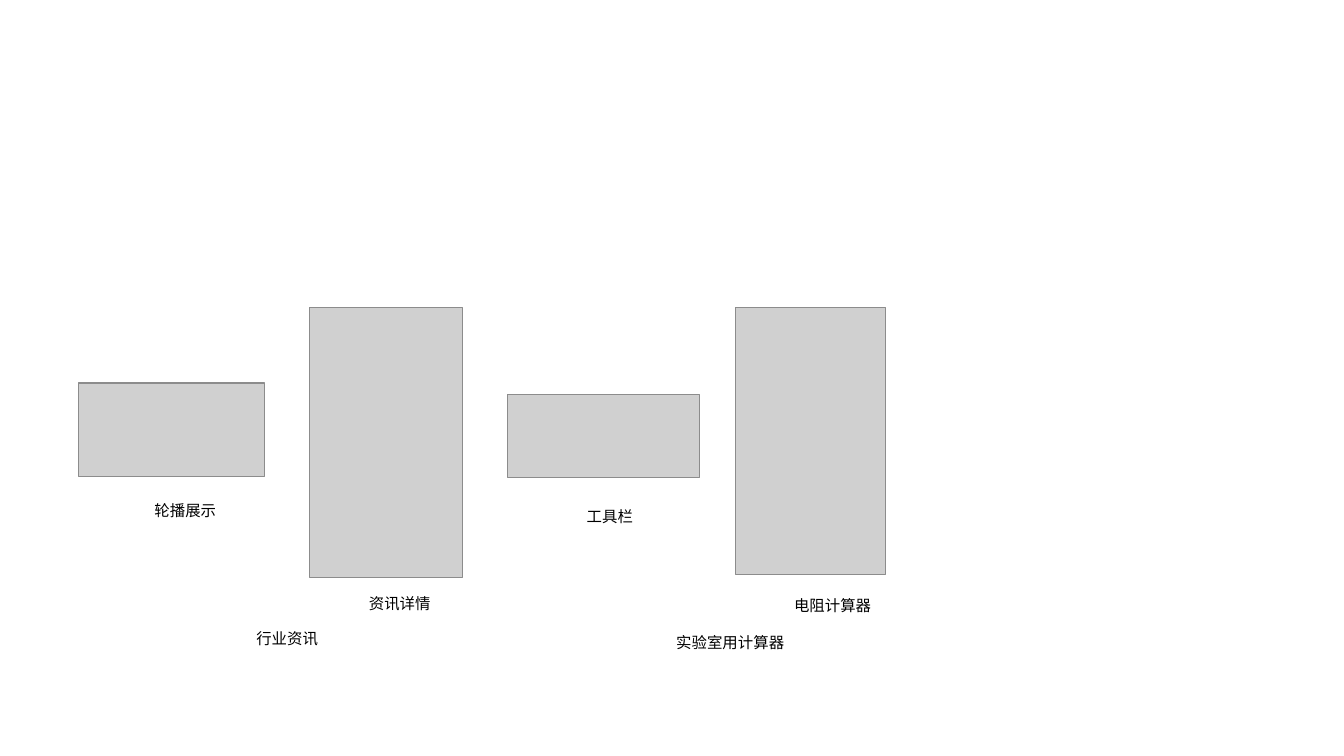
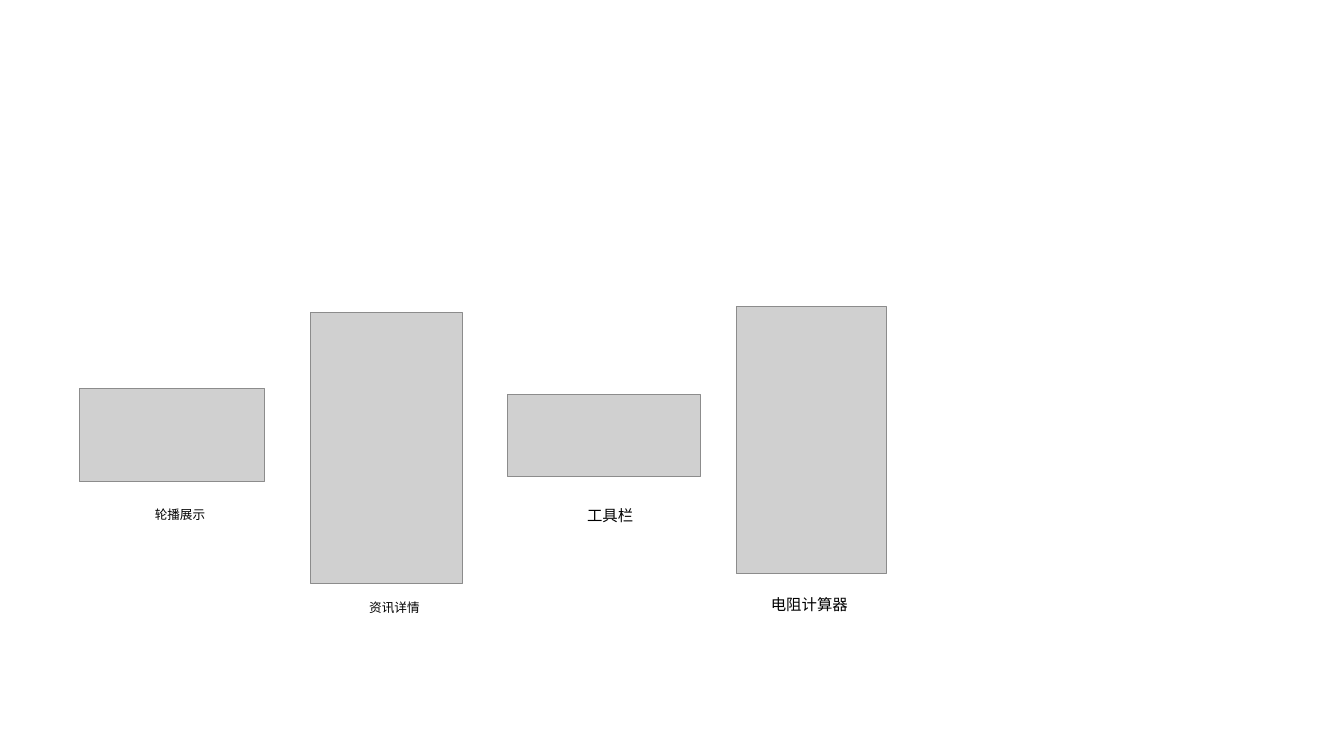
Before and after one commit to goozyshi/Gooit, a slide deck: slide 11 of Gooit自绘图标.pptx. Drawn at 1344x756 pixels with LibreOffice and Linux fonts; fonts in the diff are those of the drawing; grey boxes stand for pictures. Boxes give left, top, right and bottom in pixels: in the first picture for what was removed or moved away, otherwise in the second. Text is boxed around its words. In the diff, an @@ line names an element or a change of style, - is before the commit and + after.

```diff
--- a/Gooit自绘图标.pptx
+++ b/Gooit自绘图标.pptx
@@ picture: place and size @@
-picture at box(310, 308, 462, 578)
+picture at box(311, 313, 463, 583)
@@ picture: place and size @@
-picture at box(79, 383, 264, 477)
+picture at box(79, 388, 264, 482)
@@ text "轮播展示" at box(155, 508, 205, 520): size 11 to 9 pt @@
@@ text "资讯详情" at box(369, 601, 419, 613): size 11 to 9 pt @@
@@ text "电阻计算器": place and size @@
-text "电阻计算器" at box(794, 598, 871, 613)
+text "电阻计算器" at box(771, 597, 848, 612)
@@ text removed at box(256, 631, 318, 646) @@
-行业资讯
@@ text removed at box(676, 635, 784, 650) @@
-实验室用计算器
```
Also in this commit, not shown: 9 other slides changed, 19 other files.
